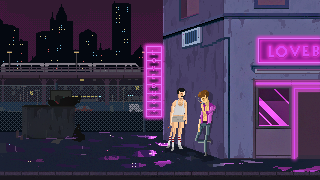
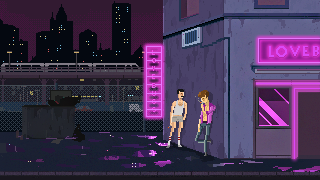
Comparing the layer stacks of the two 320 × 180 images. Changes:
painted on "3" over [164,89,188,150]
hid "2" (1st of 2, in "controlledanim(hector)" › "idle subanim(0.1,once)"), painted on it over [169,88,189,152]
moved "lightging" above "puddle" over [164,88,200,158]
painted on "shadow" over [164,90,200,158]
